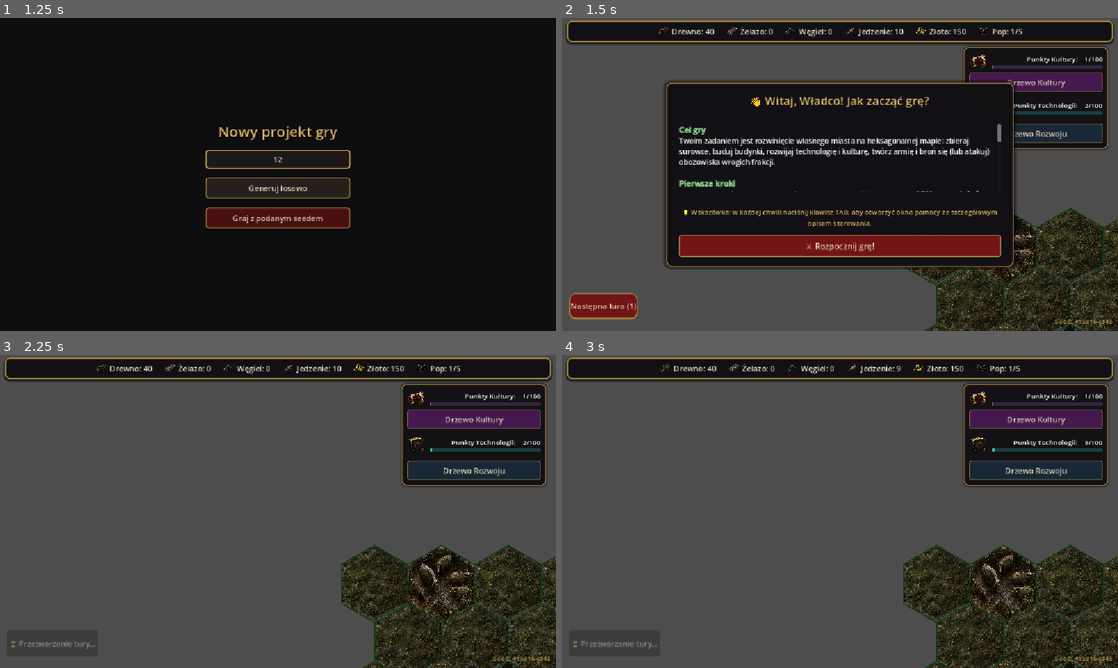
Above: before the commit, frames 1-4 (two rows, left to right).
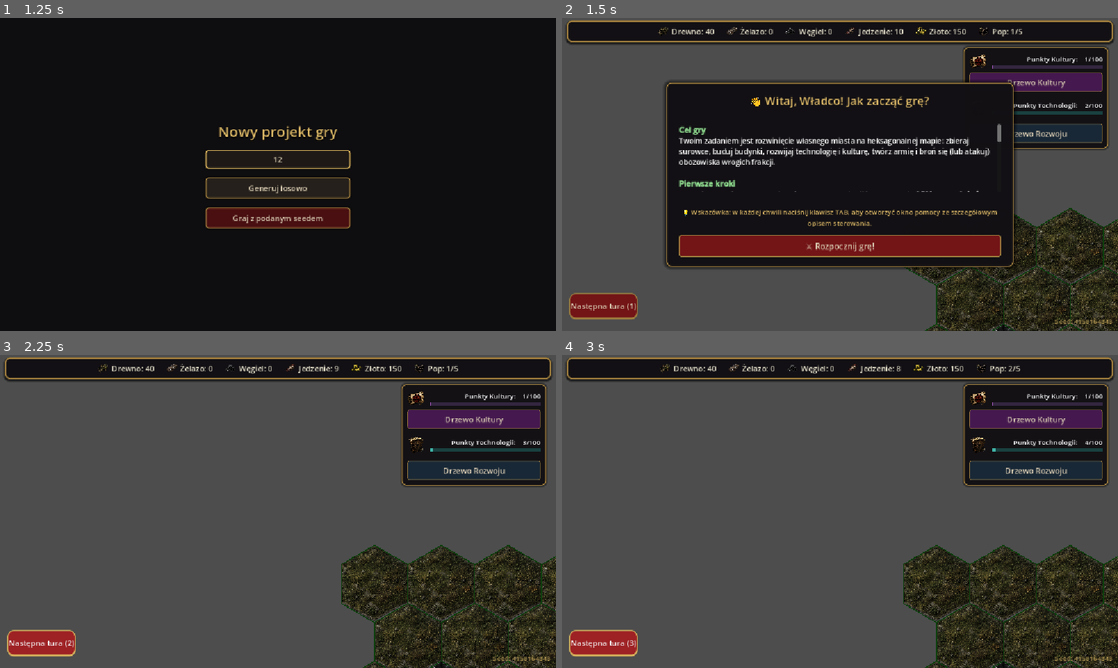
Above: after the commit, the same moments.

Repository: matiok35/nowy-projekt-gry
Game: Godot game, scene res://ui/main_menu.tscn
The game is run twice, just before and just after one commit, with the same random seed, the same clock (stepped at 60 frames per second) and the same inputs.
Inputs (mouse positions are in pixels of both pictures, inside the frame that each line leads up to):
- Up to frame 1 (1.25 s): click (278, 158) at 0.52 s; type "12" at 0.6 s
- Up to frame 2 (1.5 s): click "Generuj losowo" at 1.25 s
- Up to frame 3 (2.25 s): click (38, 642) at 2 s, where only the run before the commit has a clickable "Następna tura (1)"
- Up to frame 4 (3 s): click (600, 642) at 2.75 s, where only the run before the commit has a clickable "Następna tura (2)"

Frame 1 is identical in both runs. In frame 2, 0.5% of the frame differs, in the area x 73-94%, y 64-100%; in frame 3, 3.0%, in the area x 1-95%, y 2-100%; in frame 4, 2.3%.

Commit message:
poprawa zliczania jednostek i powiekszenie mapy

Diff:
--- a/entities/character/character.gd
+++ b/entities/character/character.gd
@@ -38,6 +38,12 @@
 	_army_label.size = Vector2(80, 20)
 	_army_label.visible = false
 	add_child(_army_label)
+	_update_army_label()
+	if not EconomyManager.economy_updated.is_connected(_on_economy_updated):
+		EconomyManager.economy_updated.connect(_on_economy_updated)
+
+func _on_economy_updated(_balances: Dictionary, _turn: int, _b: String) -> void:
+	_update_army_label()
 
 # Przypisuje jednostki (dictionary z EconomyManager.player_army) do armii generała.
 func assign_army(units: Array) -> void:
@@ -56,21 +62,20 @@
 	return army.size() > 0
 
 func get_army_size() -> int:
-	return army.size()
+	var count = 0
+	for u in EconomyManager.player_army:
+		if u.get("turns_in_recruitment", 0) >= u.get("turns_to_recruit", 0):
+			count += 1
+	return count
 
 func _update_army_label() -> void:
 	if not _army_label: return
-	if army.is_empty():
+	var size = get_army_size()
+	if size == 0:
 		_army_label.visible = false
 	else:
 		_army_label.visible = true
-		# Znacznik pod generałem pokazuje liczbę UNIKALNYCH typów jednostek,
-		# a nie sumę wszystkich sztuk (np. 3 łuczników liczy się jako 1 typ).
-		var unique_types: Dictionary = {}
-		for u in army:
-			var key = str(u.get("id", u.get("name", "")))
-			unique_types[key] = true
-		_army_label.text = "⚔️ %d" % unique_types.size()
+		_army_label.text = "⚔️ %d" % size
 
 func set_selected(value: bool) -> void:
 	selected = value
--- a/scenes/camera/StrategyCamera.gd
+++ b/scenes/camera/StrategyCamera.gd
@@ -5,9 +5,9 @@
 
 # Ograniczenia poruszania się rozszerzone pod kątem kafelków o promieniu 80.0
 @export var LIMIT_LEFT: float = -200.0
-@export var LIMIT_RIGHT: float = 3600.0
+@export var LIMIT_RIGHT: float = 7200.0
 @export var LIMIT_TOP: float = -200.0
-@export var LIMIT_BOTTOM: float = 3000.0
+@export var LIMIT_BOTTOM: float = 6200.0
 
 # --- ZMIENNE DLA PRZYBLIŻANIA (ZOOM) ---
 @export var ZOOM_SPEED: float = 0.1
--- a/scenes/game_world.gd
+++ b/scenes/game_world.gd
@@ -1,7 +1,7 @@
 extends Node2D
 # game_world.gd (Podpięty pod główny węzeł sceny GameWorld)
 
-const MAP_SIZE = 25
+const MAP_SIZE = 50
 const HEX_RADIUS = 80.0
 
 var hex_width: float = sqrt(3) * HEX_RADIUS
--- a/ui/hud.gd
+++ b/ui/hud.gd
@@ -921,24 +921,9 @@
 		return
 	hide_all_menus()
 
-	# Krótkie "ładowanie" tury - blokujemy przycisk i pokazujemy wskaźnik,
-	# żeby przejście między turami było wyraźnie odczuwalne dla gracza.
-	turn_button.disabled = true
-	var previous_text = turn_button.text
-	turn_button.text = "⏳ Przetwarzanie tury..."
-
-	await get_tree().create_timer(0.45).timeout
-
-	if not is_instance_valid(self):
-		return
-
 	if world_ref and world_ref.has_method("get_active_buildings_list"):
 		var buildings = world_ref.get_active_buildings_list()
 		EconomyManager.next_turn(buildings)
-	else:
-		turn_button.text = previous_text
-
-	turn_button.disabled = false
 
 func style_main_hud_elements():
 	var top_panel = $Panel
